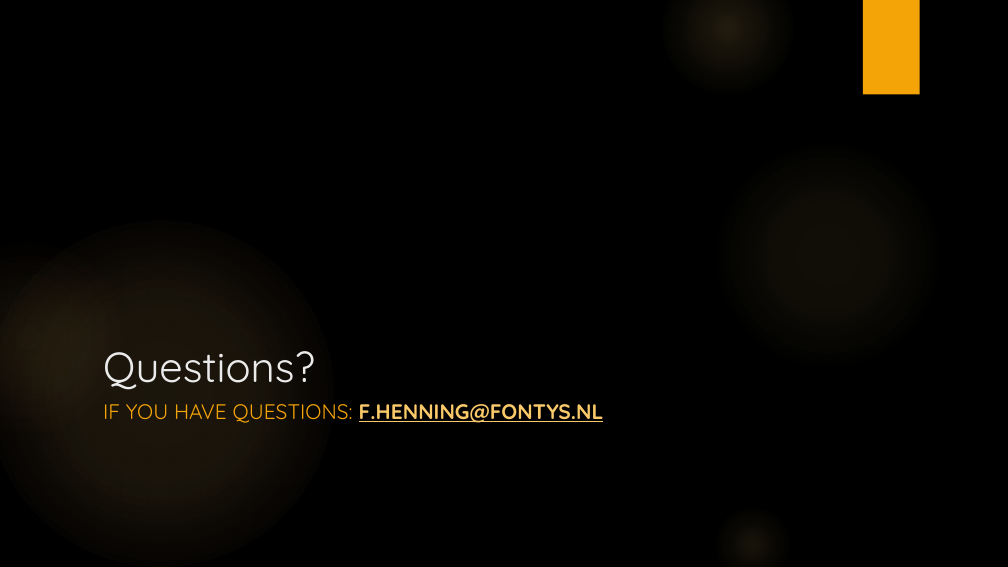
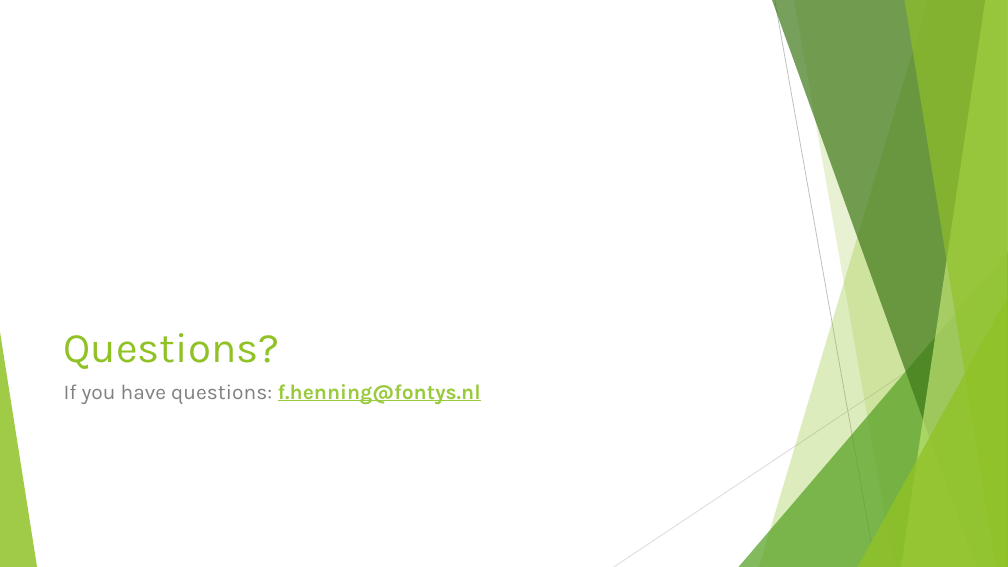
Before and after one commit to sd110/QP, a slide deck: slide 7 of QP Week 1.pptx. Drawn at 1008x567 pixels with LibreOffice and Linux fonts; fonts in the diff are those of the drawing; background and template pictures are left out. Boxes give left, top, right and bottom in pixels: in the first picture for what was removed or moved away, otherwise in the second. Text is boxed around its words. In the diff, an @@ line names an element or a change of style, - is before the commit and + after.

Commit message:
Lean
Hi guys, i have added my part. But i have done only one, because we are
asked to do only for three companies.

```diff
--- a/QP Week 1.pptx
+++ b/QP Week 1.pptx
@@ background picture (left out) to #FFFFFF @@
@@ ellipse removed at (662,0,794,95) @@
@@ rectangle removed at (863,0,920,95) @@
@@ ellipse removed at (712,138,944,371) @@
@@ ellipse removed at (0,221,333,567) @@
@@ title "Questions?": place and size @@
-title "Questions?" at (103,351,315,390)
+title "Questions?" at (64,333,280,369)
@@ title "Questions?" at (64,333,280,369): font Quicksand to Karla, text colour #EBEBEB to #90C226 @@
@@ ellipse removed at (0,240,126,435) @@
@@ group added at (0,0,1008,567): 5 freeform shapes, 3 triangles, 2 lines @@
@@ text at (64,384,481,404): text changed; font Quicksand to Karla; text colour #F5A408 to #808080 @@
-IF YOU HAVE QUESTIONS: F.HENNING@FONTYS.NL
+If you have questions: f.henning@fontys.nl
@@ ellipse removed at (712,504,793,567) @@
```
Also in this commit, not shown: 13 other slides changed, 1 other file.
